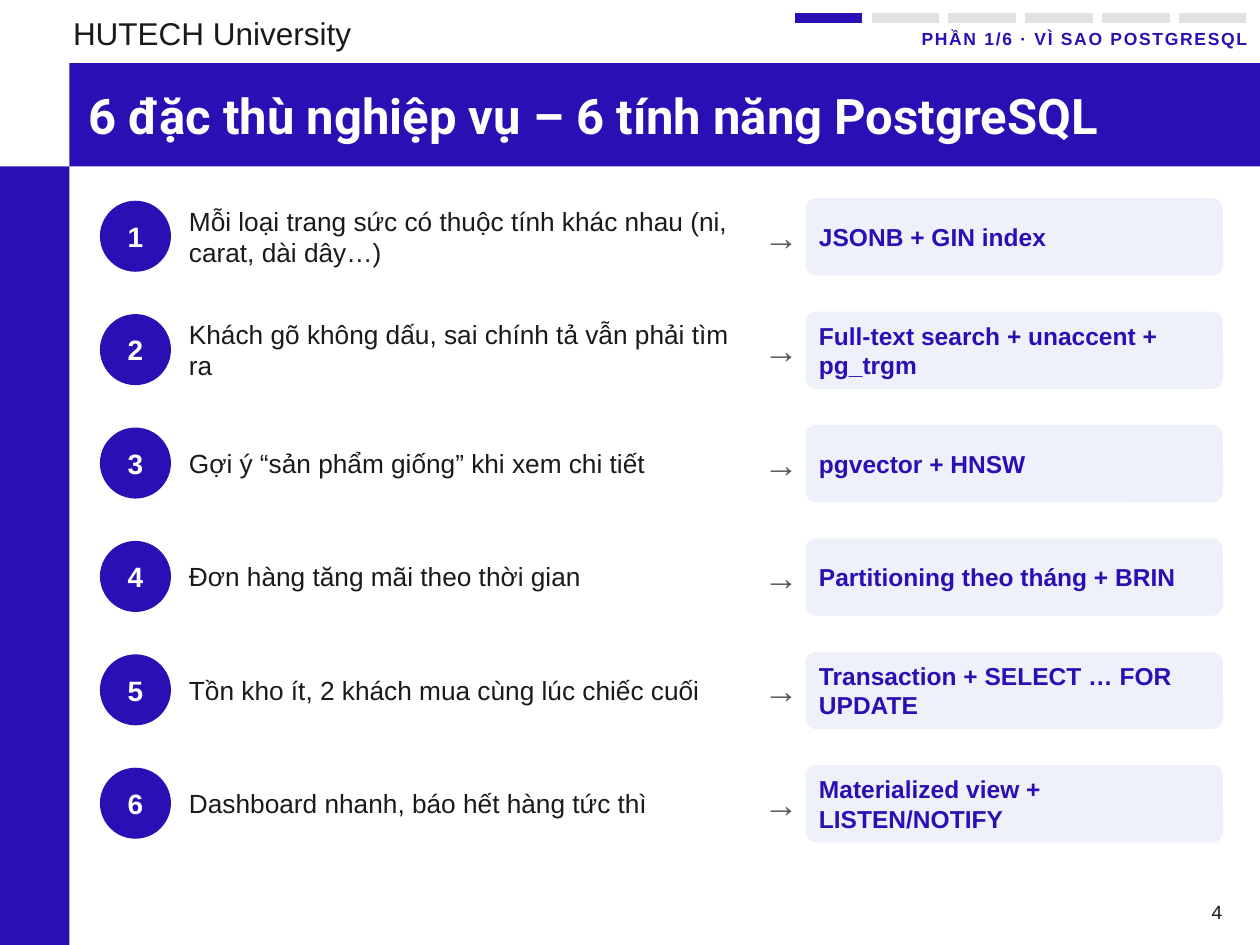
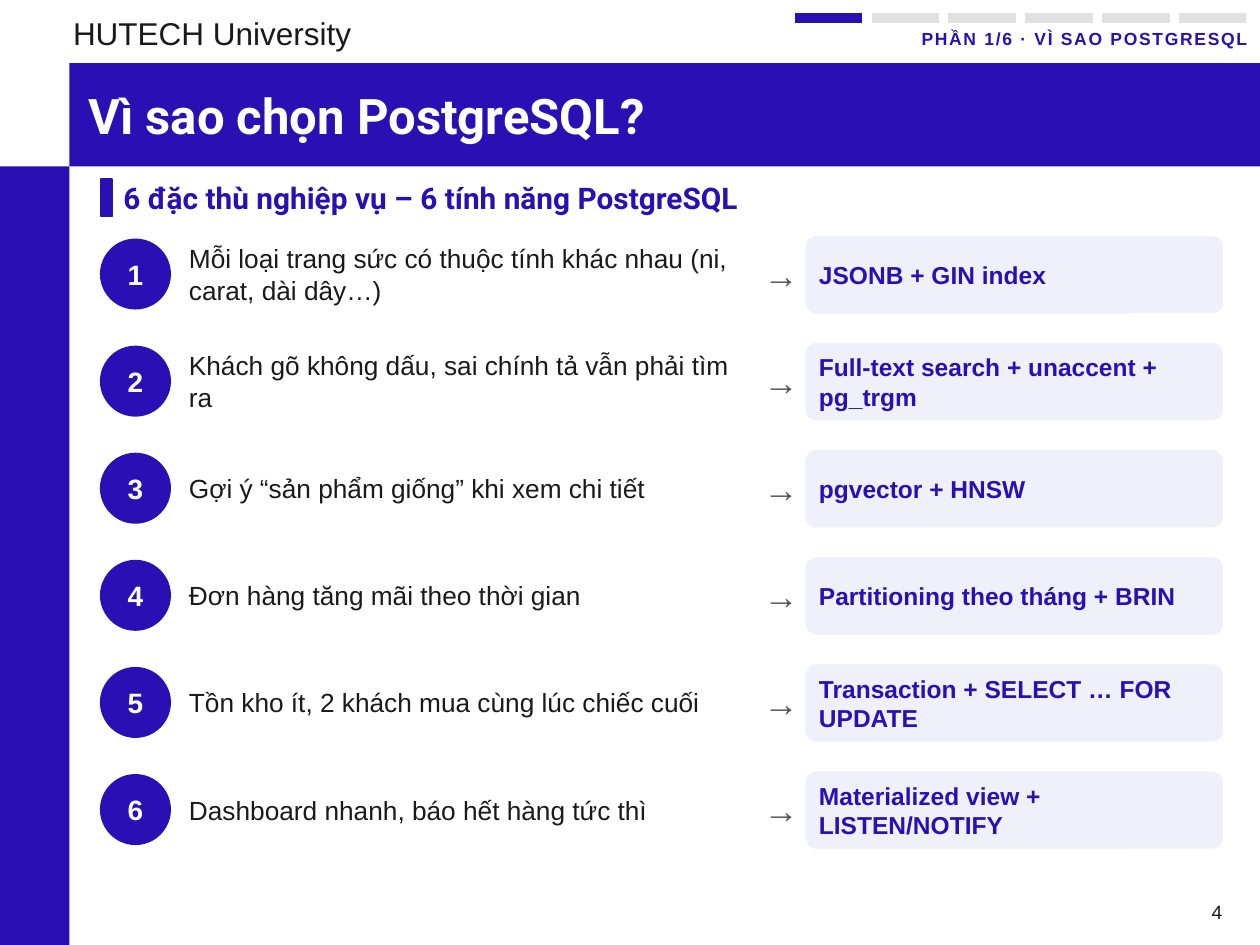
Before and after one commit to phunganhtuan123/master-csdl, a slide deck: slide 4 of docs/Slide_CSDL_Nhom6_PostgreSQL.pptx. Drawn at 1260x945 pixels with LibreOffice and Linux fonts; fonts in the diff are those of the drawing; background and template pictures are left out. Boxes give left, top, right and bottom in pixels: in the first picture for what was removed or moved away, otherwise in the second. Text is boxed around its words. In the diff, an @@ line names an element or a change of style, - is before the commit and + after.

Commit message:
Phụ lục C đúng cây thư mục master-csdl; build chạy được ở máy khác; slide: thanh tiêu đề = tên phần, tiêu đề riêng xuống body

```diff
--- a/docs/Slide_CSDL_Nhom6_PostgreSQL.pptx
+++ b/docs/Slide_CSDL_Nhom6_PostgreSQL.pptx
@@ title added at (x1=88, y1=97, x2=644, y2=144), 28 pt, text #FFFFFF, bold @@
+Vì sao chọn PostgreSQL?
@@ rectangle added at (x1=101, y1=179, x2=112, y2=217), fill #2A10B4, outline #2A10B4 1 pt @@
@@ text "6 đặc thù nghiệp vụ ..." moved from (x1=88, y1=97, x2=1098, y2=144) to (x1=123, y1=186, x2=738, y2=215) @@
@@ text "6 đặc thù nghiệp vụ ..." at (x1=123, y1=186, x2=738, y2=215): size 28 to 17 pt, text colour #FFFFFF to #2A10B4 @@
@@ text "1" moved from (x1=128, y1=227, x2=144, y2=247) to (x1=128, y1=265, x2=144, y2=285) @@
@@ ellipse moved from (x1=101, y1=202, x2=170, y2=271) to (x1=101, y1=239, x2=170, y2=309) @@
@@ 3 texts, 1 rounded rectangle moved together from (x1=189, y1=189, x2=1222, y2=284) to (x1=189, y1=227, x2=1222, y2=321) @@
@@ 4 texts, 1 ellipse, 1 rounded rectangle moved together from (x1=101, y1=302, x2=1222, y2=397) to (x1=101, y1=334, x2=1222, y2=428) @@
@@ 4 texts, 1 ellipse, 1 rounded rectangle moved together from (x1=101, y1=416, x2=1222, y2=510) to (x1=101, y1=441, x2=1222, y2=536) @@
@@ 4 texts, 1 rounded rectangle, 1 ellipse moved together from (x1=101, y1=529, x2=1222, y2=624) to (x1=101, y1=548, x2=1222, y2=643) @@
@@ text "5" moved from (x1=128, y1=681, x2=144, y2=702) to (x1=128, y1=693, x2=144, y2=714) @@
@@ ellipse moved from (x1=101, y1=655, x2=170, y2=724) to (x1=101, y1=668, x2=170, y2=737) @@
@@ 3 texts, 1 rounded rectangle moved together from (x1=189, y1=643, x2=1222, y2=737) to (x1=189, y1=655, x2=1222, y2=750) @@
@@ 4 texts, 1 ellipse, 1 rounded rectangle moved together from (x1=101, y1=756, x2=1222, y2=850) to (x1=101, y1=762, x2=1222, y2=857) @@
```
Also in this commit, not shown: 11 other slides changed, 8 other files.
